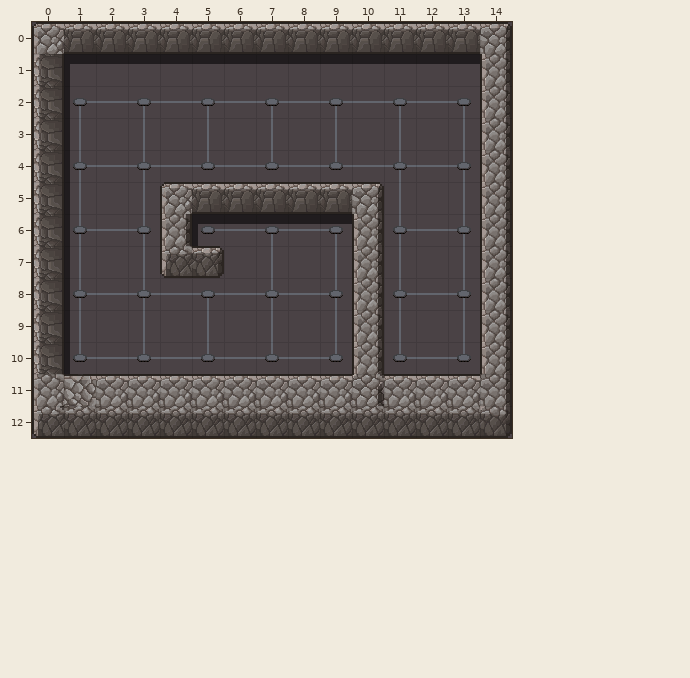
An edit to a level. Tiled map, cocos/Code/assets/resources/map/map_2-2-E-2.tmx. Above: the version before the commit.
Cells are 32x32 px. Shown: x 0..14, y 0..12.
The same view after the edit:
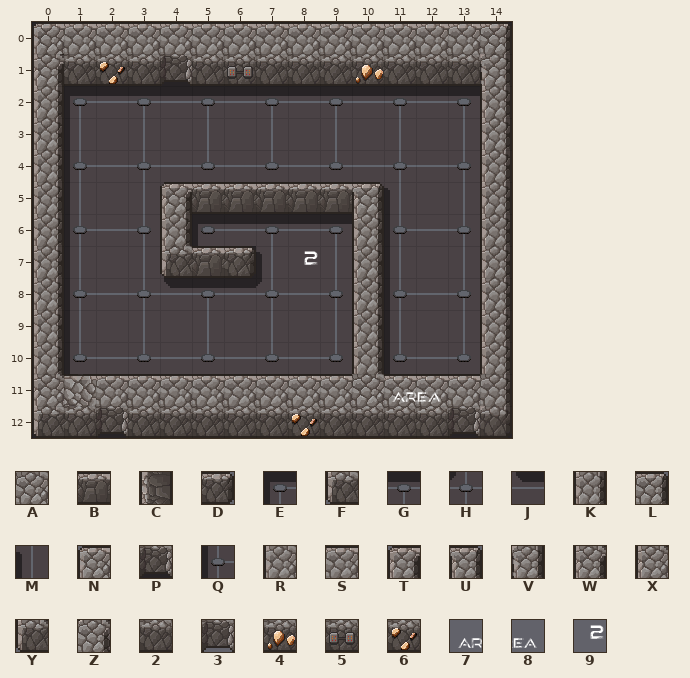
Key: from "scifi_dungeon_tileset2": A 0, B 6, C 6 turned 270, D 7, E 12, F 13, G 21, H 22, J 23, K 27, L 31, M 32, N 33, P 35, Q 42, R 43, S 52, T 65, U 66, V 67, W 70, X 71, Y 80, Z 83, 2 100, 3 101, 4 105, 5 107, 6 115; from "scifi_tileset_01": 7 150, 8 151, 9 154.
_ is an empty cell.
Tiles of an added or newly shown layer are drawn over the layers below it.
See-through tiles are keyed as they look on the map.
The edit:
layer "shadow" opacity 57% -> 47%
Layer "shadow":
y 1: x 4 G -> P
y 2: x 1..13 Q____________ -> EGGGGGGGGGGGG
y 5: x 11 _ -> M
y 6: x 11 _ -> Q
y 7: x 6..7 __ -> PM; x 11 _ -> Q
y 8: x 4..7 ____ -> JGGH; x 11 _ -> Q
y 9..10: x 11 _ -> Q
y 12: x 0 _ -> P; x 2 _ -> P; x 13 _ -> P
Layer "wall":
y 0: x 1..13 _____________ -> SSSSSSSSSSSSS
y 1: x 0..14 _______________ -> W2623252224222V
y 2..4: x 0 _ -> K
y 5: x 0 _ -> K; x 4 _ -> T; x 10 _ -> U
y 6: x 0 _ -> K
y 7: x 0 _ -> K; x 5..6 __ -> BD
y 8..10: x 0 _ -> K
y 11: x 0 _ -> X; x 10..12 ___ -> ASS
y 12: x 0 _ -> F; x 2 _ -> 3; x 8 _ -> 6; x 13 _ -> 3
Layer "p" (added):
y 7: x 8 _ -> 9
y 11: x 11..12 __ -> 78
Layer "point":
y 0: x 1..13 BBBBBBBBBBBBB -> _____________
y 1: x 0 C -> _; x 14 K -> _
y 2..4: x 0 C -> _
y 5: x 0 C -> _; x 4 N -> _; x 10 L -> _
y 6: x 0 C -> _
y 7: x 0 C -> _; x 5 D -> _
y 8..10: x 0 C -> _
y 11: x 0 R -> _; x 10..12 ZSS -> ___
y 12: x 0 Y -> _; x 2 2 -> _; x 8 2 -> _; x 13 2 -> _
